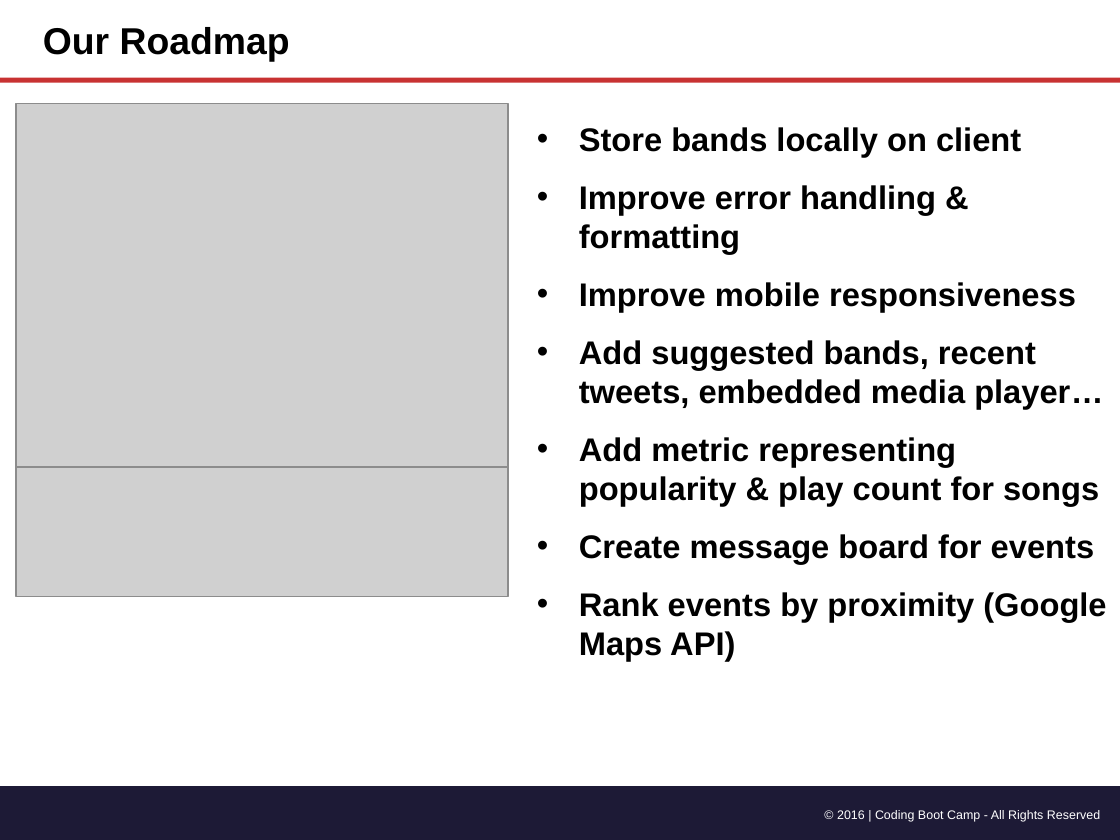
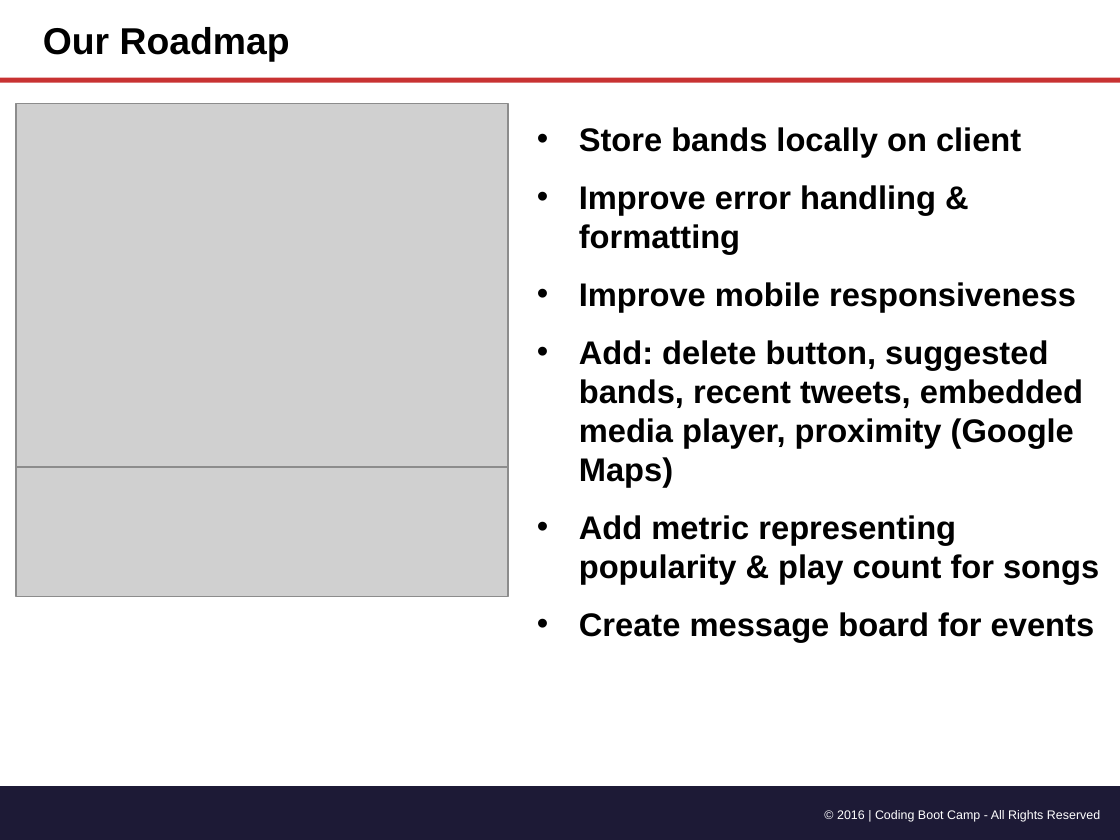
Before and after one commit to grupy-inc/grupy, a slide deck: slide 5 of Groopy Project Overview.pptx. Drawn at 1120x840 pixels with LibreOffice and Linux fonts; fonts in the diff are those of the drawing; grey boxes stand for pictures. Boxes give left, top, right and bottom in pixels: in the first picture for what was removed or moved away, otherwise in the second. Text is boxed around its words. In the diff, an @@ line names an element or a change of style, - is before the commit and + after.

Commit message:
edited presentation

```diff
--- a/Groopy Project Overview.pptx
+++ b/Groopy Project Overview.pptx
@@ text at box(579, 340, 1083, 487): text changed @@
-• Add suggested bands, recent tweets, embedded media player…
+• Add: delete button, suggested bands, recent tweets, embedded media player, proximity (Google Maps)
@@ text at box(579, 592, 1106, 661): paragraph removed @@
-• Rank events by proximity (Google Maps API)
```
Also in this commit, not shown: 2 other slides changed, 2 slides added, 1 other file.
